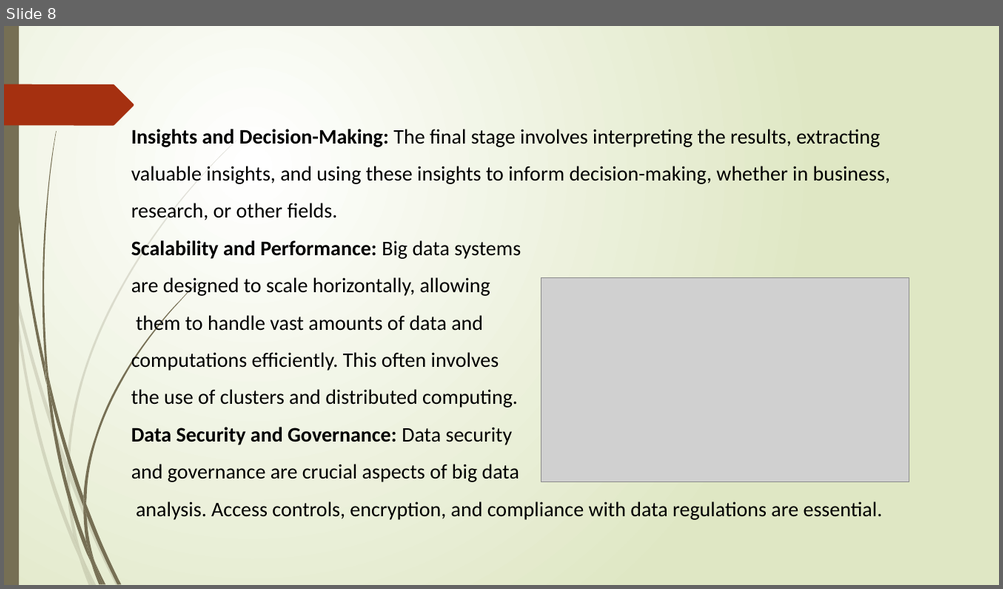
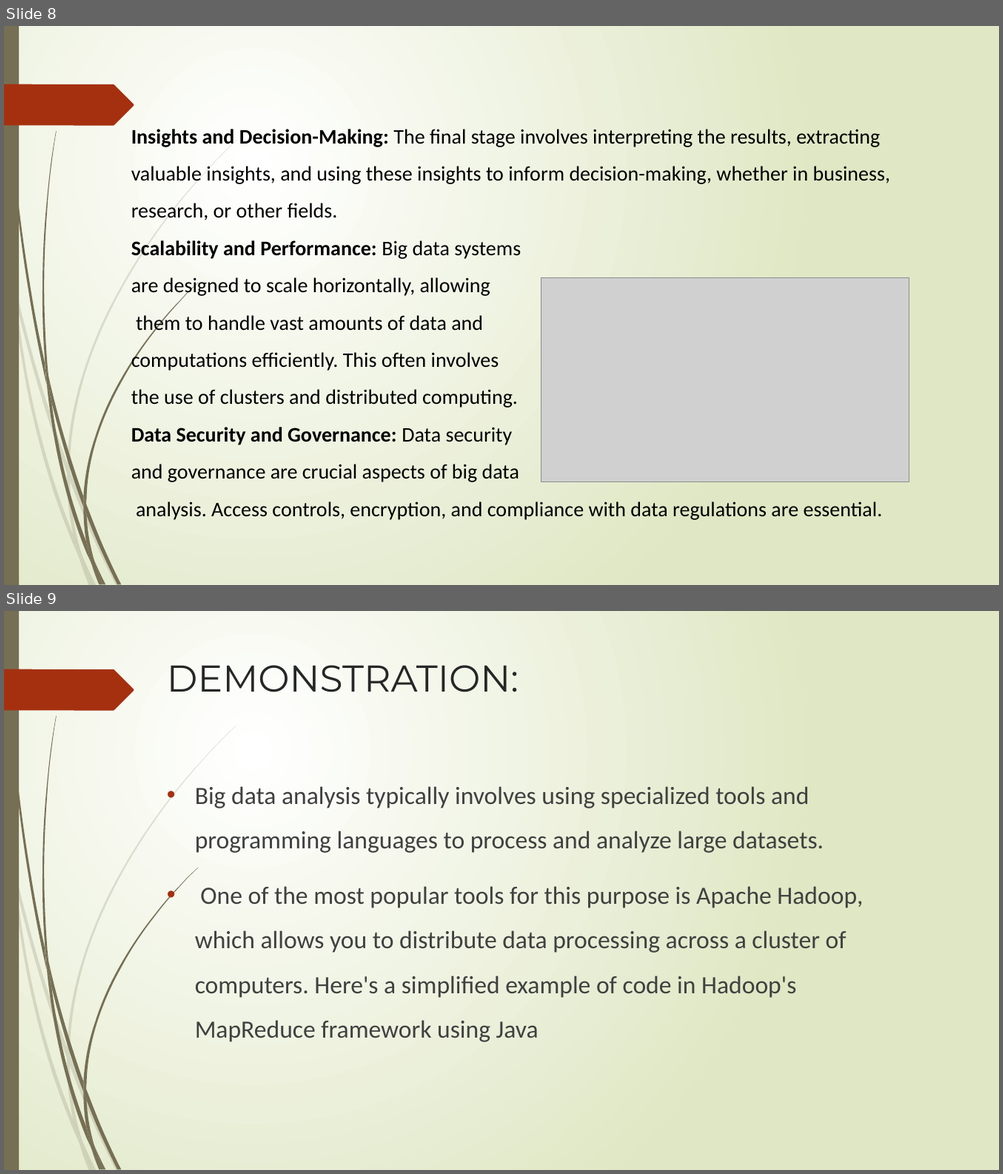
Before and after one commit to Indhu-pri/Indhu, a slide deck: bigdata.pptx. Shown one above the other, each under a label of ours: slide 8 before the commit, slides 8 and 9 after it. The pictures are 1003x589 and 1003x1174 pixels, drawn with LibreOffice and Linux fonts; fonts in the diff are those of the drawing; grey boxes stand for pictures. Boxes give left, top, right and bottom in pixels: in the first picture for what was removed or moved away, otherwise in the second. Text is boxed around its words. In the diff, an @@ line names an element or a change of style, - is before the commit and + after.

```diff
--- a/bigdata.pptx
+++ b/bigdata.pptx
@@ slide 9 added at bbox=[4, 611, 999, 1170], background gradient #FFFFFF to #DFE8C4; not listed: 24 template elements that a slide beside it also shows @@
@@ title added at bbox=[167, 665, 518, 692], 36 pt, text #262626 @@
+DEMONSTRATION:
@@ text added at bbox=[195, 786, 862, 1042], 24 pt, text #404040 @@
+• Big data analysis typically involves using specialized tools and programming languages to process and analyze large datasets.
+• One of the most popular tools for this purpose is Apache Hadoop, which allows you to distribute data processing across a cluster of computers. Here's a simplified example of code in Hadoop's MapReduce framework using Java
```
Also in this commit, not shown: 6 other slides added.
